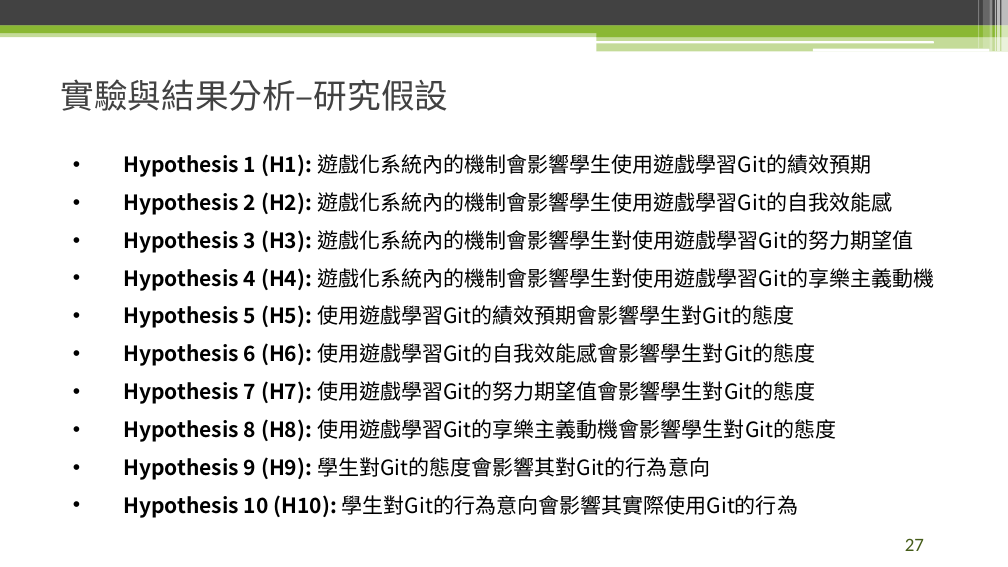
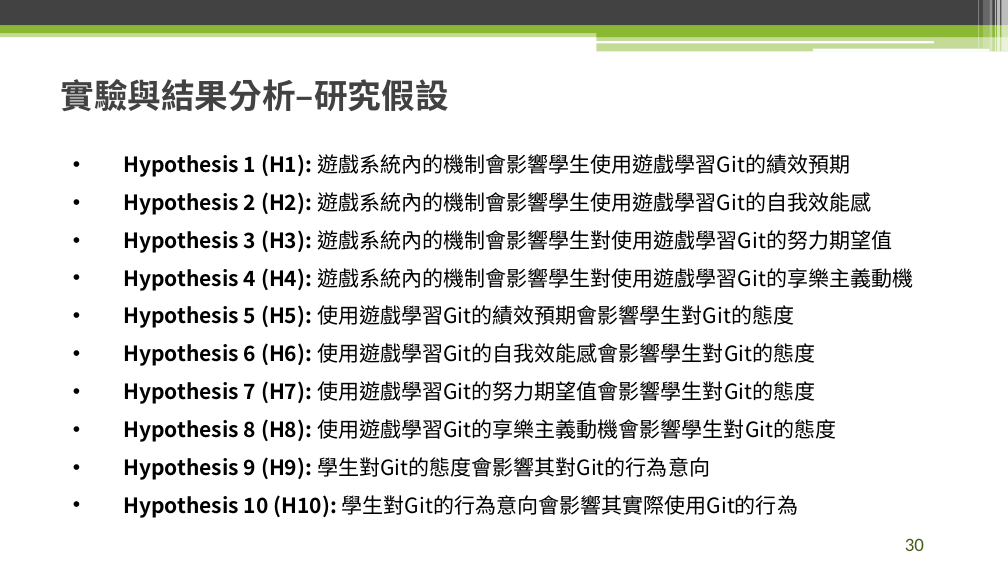
Before and after one commit to raknza/Master-Thesis, a slide deck: slide 30 of 論文口試.pptx (slide 27 before the commit). Drawn at 1008x567 pixels with LibreOffice and Linux fonts; fonts in the diff are those of the drawing; background and template pictures are left out. Boxes give left, top, right and bottom in pixels: in the first picture for what was removed or moved away, otherwise in the second. Text is boxed around its words. In the diff, an @@ line names an element or a change of style, - is before the commit and + after.

```diff
--- a/論文口試.pptx
+++ b/論文口試.pptx
@@ text "實驗與結果分析–研究假設" at box(60, 79, 448, 111): bold on @@
@@ text at box(123, 154, 913, 291): text changed @@
-• Hypothesis 1 (H1): 遊戲化系統內的機制會影響學生使用遊戲學習Git的績效預期
-• Hypothesis 2 (H2): 遊戲化系統內的機制會影響學生使用遊戲學習Git的自我效能感
-• Hypothesis 3 (H3): 遊戲化系統內的機制會影響學生對使用遊戲學習Git的努力期望值
-• Hypothesis 4 (H4): 遊戲化系統內的機制會影響學生對使用遊戲學習Git的享樂主義動機
+• Hypothesis 1 (H1): 遊戲系統內的機制會影響學生使用遊戲學習Git的績效預期
+• Hypothesis 2 (H2): 遊戲系統內的機制會影響學生使用遊戲學習Git的自我效能感
+• Hypothesis 3 (H3): 遊戲系統內的機制會影響學生對使用遊戲學習Git的努力期望值
+• Hypothesis 4 (H4): 遊戲系統內的機制會影響學生對使用遊戲學習Git的享樂主義動機
@@ page number at box(905, 538, 924, 551): text changed @@
-27
+30
```
Also in this commit, not shown: 26 other slides changed, 4 slides added, 3 other files.
